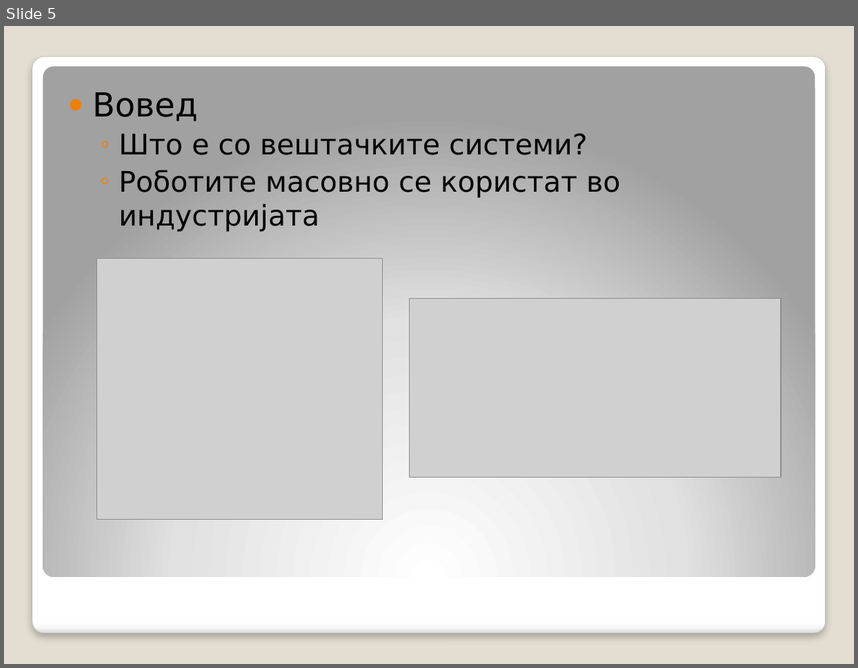
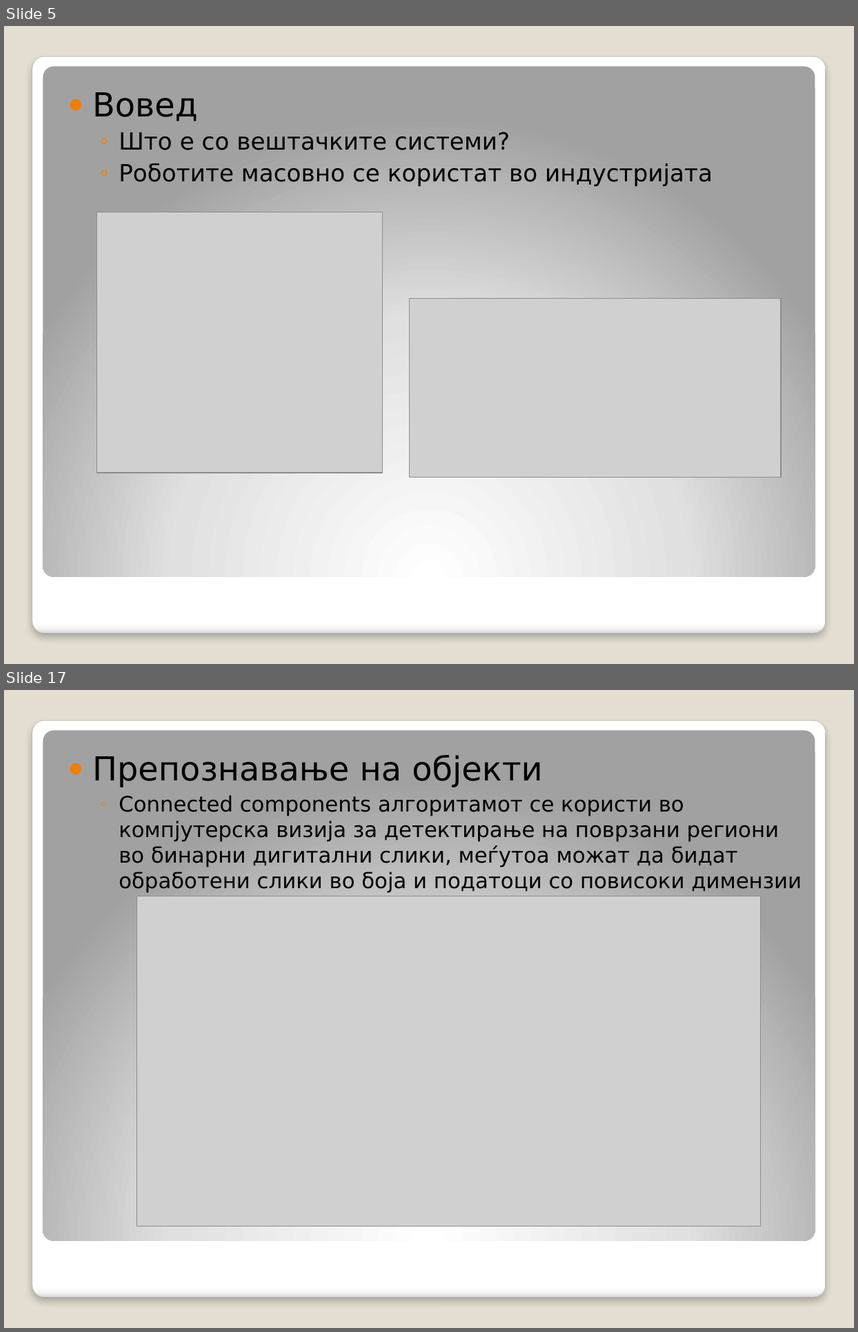
Before and after one commit to decoder015/diplomska, a slide deck: Paper/Компјутерска визија во роботика.pptx. Shown one above the other, each under a label of ours: slide 5 before the commit, slides 5 and 17 after it; the slides between them are not shown. The pictures are 858x668 and 858x1332 pixels, drawn with LibreOffice and Linux fonts; fonts in the diff are those of the drawing; grey boxes stand for pictures. Boxes give left, top, right and bottom in pixels: in the first picture for what was removed or moved away, otherwise in the second. Text is boxed around its words. In the diff, an @@ line names an element or a change of style, - is before the commit and + after.

```diff
--- a/Paper/Компјутерска визија во роботика.pptx
+++ b/Paper/Компјутерска визија во роботика.pptx
@@ slide 17 added at [4, 690, 854, 1328], background #E3DED1; not listed: 2 template elements that a slide beside it also shows @@
@@ text added at [92, 755, 802, 893], 18 pt, text #000000 @@
+● Препознавање на објекти
+  ◦ Connected components алгоритамот се користи во компјутерска визија за детектирање на поврзани региони во бинарни дигитални слики, меѓутоа можат да бидат обработени слики во боја и податоци со повисоки димензии
@@ picture added at [136, 896, 760, 1225] @@
@@ slide 5 changed as well @@
@@ text at [119, 132, 713, 186]: size 24 to 20 pt @@
@@ picture: place and size @@
-picture at [96, 258, 382, 519]
+picture at [96, 212, 382, 473]
```
Also in this commit, not shown: 2 other slides changed, 29 other slides added, 1 slide removed, 9 other files.
